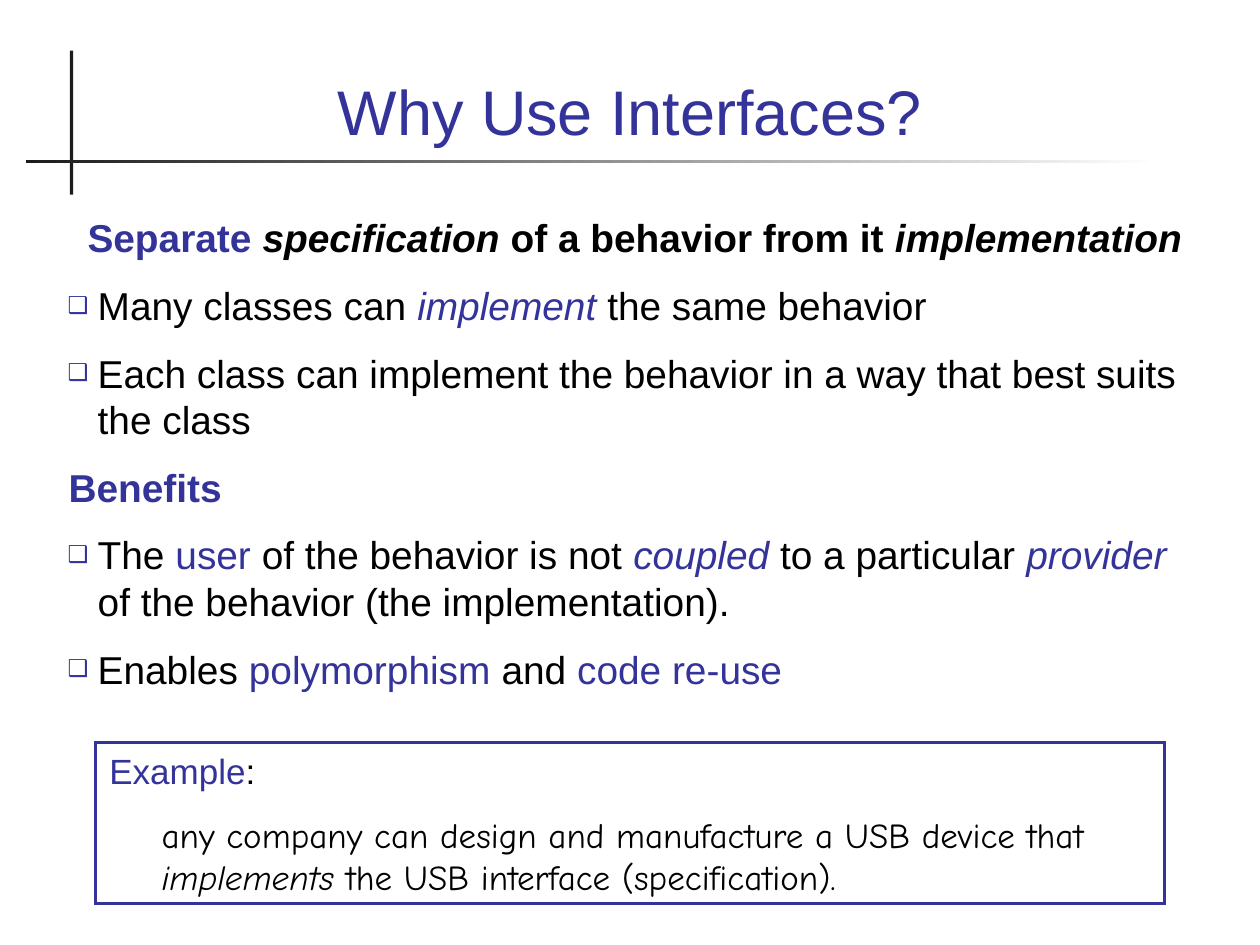
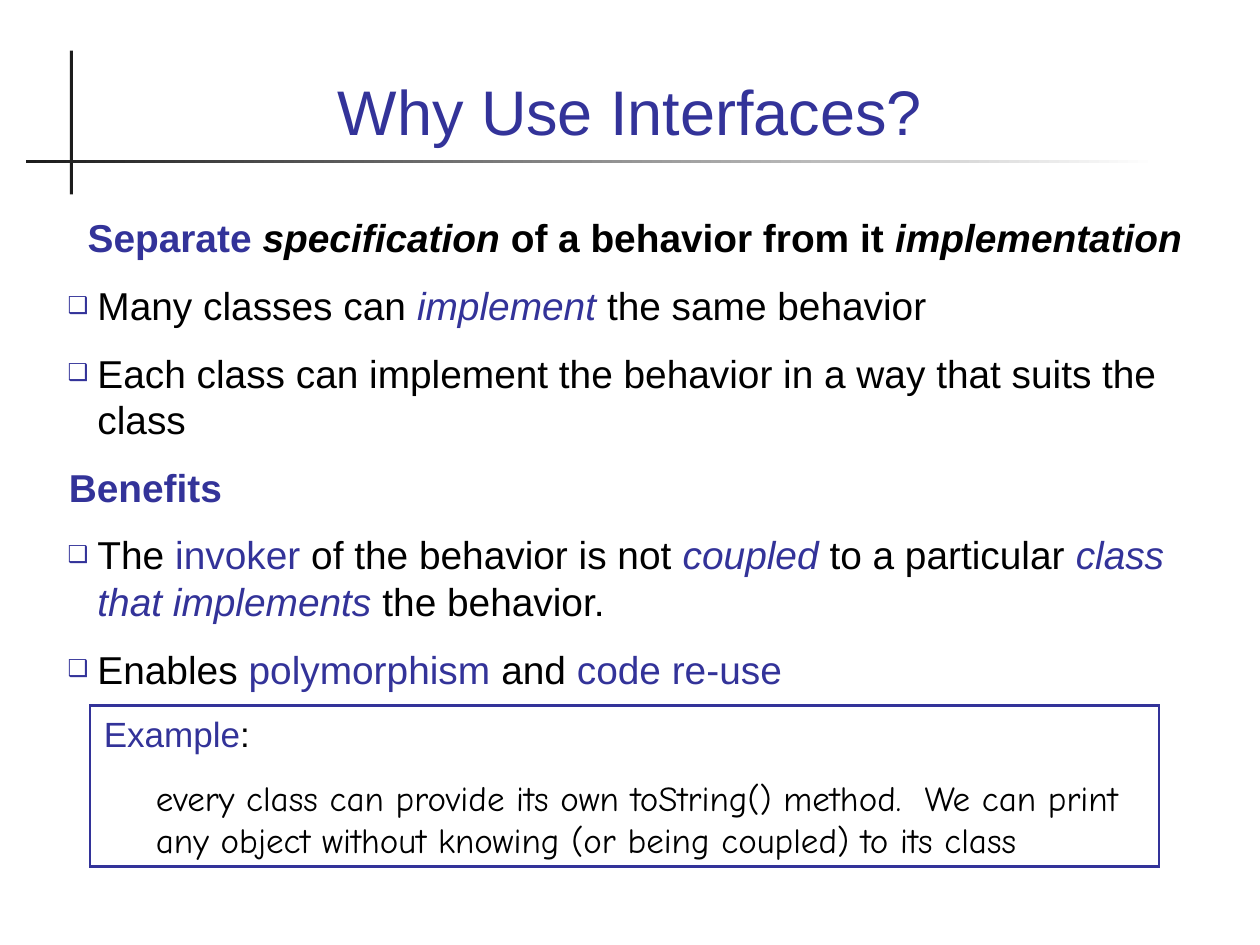
Before and after one commit to skeoop/skeoop.github.io, a slide deck: slide 3 of week2/2-Interfaces.ppt. Drawn at 1260x945 pixels with LibreOffice and Linux fonts; fonts in the diff are those of the drawing. Boxes give left, top, right and bottom in pixels: in the first picture for what was removed or moved away, otherwise in the second. Text is boxed around its words. In the diff, an @@ line names an element or a change of style, - is before the commit and + after.

Commit message:
update slides on polymorphism and interface

```diff
--- a/week2/2-Interfaces.ppt
+++ b/week2/2-Interfaces.ppt
@@ text at bbox=[97, 360, 1156, 435]: text changed @@
-❑ Each class can implement the behavior in a way that best suits the class
+❑ Each class can implement the behavior in a way that suits the class
@@ text at bbox=[97, 541, 1164, 623]: text changed @@
-❑ The user of the behavior is not coupled to a particular provider of the behavior (the implementation).
+❑ The invoker of the behavior is not coupled to a particular class that implements the behavior.
@@ rectangle "Example:": place and size @@
-rectangle "Example:" at bbox=[96, 743, 1164, 905]
+rectangle "Example:" at bbox=[91, 706, 1159, 867]
@@ text in rectangle at bbox=[156, 783, 1118, 860]: text changed @@
-any company can design and manufacture a USB device that implements the USB interface (specification).
+every class can provide its own toString() method. We can print any object without knowing (or being coupled) to its class
```
Also in this commit, not shown: 18 other slides changed, 7 slides added, 1 slide removed, 1 other file.
